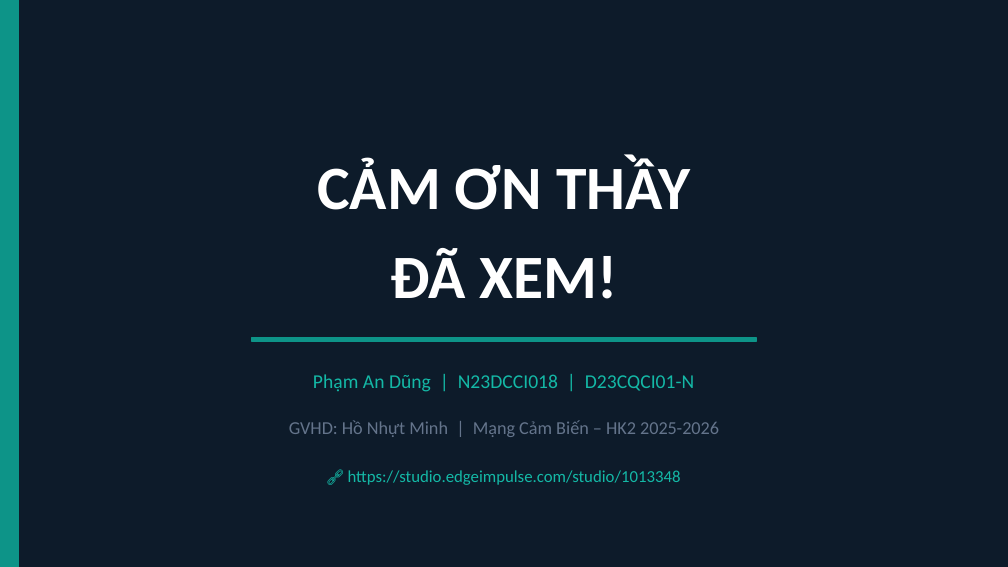
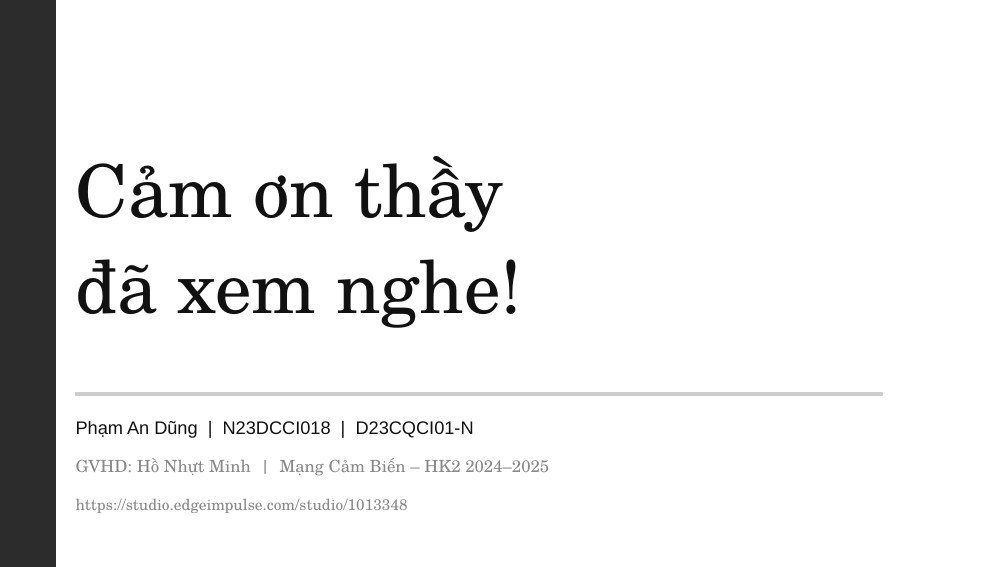
Before and after one commit to zrad224/mangcambien-cuoiky-N23DCCI018, a slide deck: slide 13 of docs/PhamAnDung_slide_cuoiky.pptx (slide 14 before the commit). Drawn at 1008x567 pixels with LibreOffice and Linux fonts; fonts in the diff are those of the drawing. Boxes give left, top, right and bottom in pixels: in the first picture for what was removed or moved away, otherwise in the second. Text is boxed around its words. In the diff, an @@ line names an element or a change of style, - is before the commit and + after.

```diff
--- a/docs/PhamAnDung_slide_cuoiky.pptx
+++ b/docs/PhamAnDung_slide_cuoiky.pptx
@@ background #0D1B2A to #FFFFFF @@
@@ rectangle: place and size @@
-rectangle at bbox=[0, 0, 18, 566]
+rectangle at bbox=[0, 0, 55, 566]
@@ rectangle at bbox=[0, 0, 55, 566]: fill #0D9488 to #2C2C2C; outline #0D9488 1 pt to #2C2C2C 1 pt @@
@@ text at bbox=[76, 156, 522, 328]: text changed; size 44 to 52 pt; font Calibri to TeX Gyre Schola; text colour #FFFFFF to #111111; bold off @@
-CẢM ƠN THẦY
-ĐÃ XEM!
+Cảm ơn thầy
+đã xem nghe!
@@ text "Phạm An Dũng | N23DCCI018 ...": place and size @@
-text "Phạm An Dũng | N23DCCI018 ..." at bbox=[313, 374, 694, 392]
+text "Phạm An Dũng | N23DCCI018 ..." at bbox=[76, 420, 474, 438]
@@ text "Phạm An Dũng | N23DCCI018 ..." at bbox=[76, 420, 474, 438]: size 14 to 13 pt, font Calibri to Arial, text colour #14B8A6 to #111111; alignment centre to left @@
@@ rectangle: place and size @@
-rectangle at bbox=[252, 338, 756, 342]
+rectangle at bbox=[76, 393, 882, 395]
@@ rectangle at bbox=[76, 393, 882, 395]: fill #0D9488 to #CCCCCC; outline #0D9488 1 pt to #CCCCCC 1 pt @@
@@ text at bbox=[76, 458, 549, 476]: text changed; size 13 to 12 pt; font Calibri to TeX Gyre Schola; text colour #64748B to #888888 @@
-GVHD: Hồ Nhựt Minh | Mạng Cảm Biến – HK2 2025-2026
+GVHD: Hồ Nhựt Minh | Mạng Cảm Biến – HK2 2024–2025
@@ text at bbox=[76, 499, 408, 513]: text changed; size 12 to 11 pt; font Calibri to TeX Gyre Schola; text colour #14B8A6 to #888888 @@
-🔗 https://studio.edgeimpulse.com/studio/1013348
+https://studio.edgeimpulse.com/studio/1013348
```
Also in this commit, not shown: 12 other slides changed, 1 slide removed.
